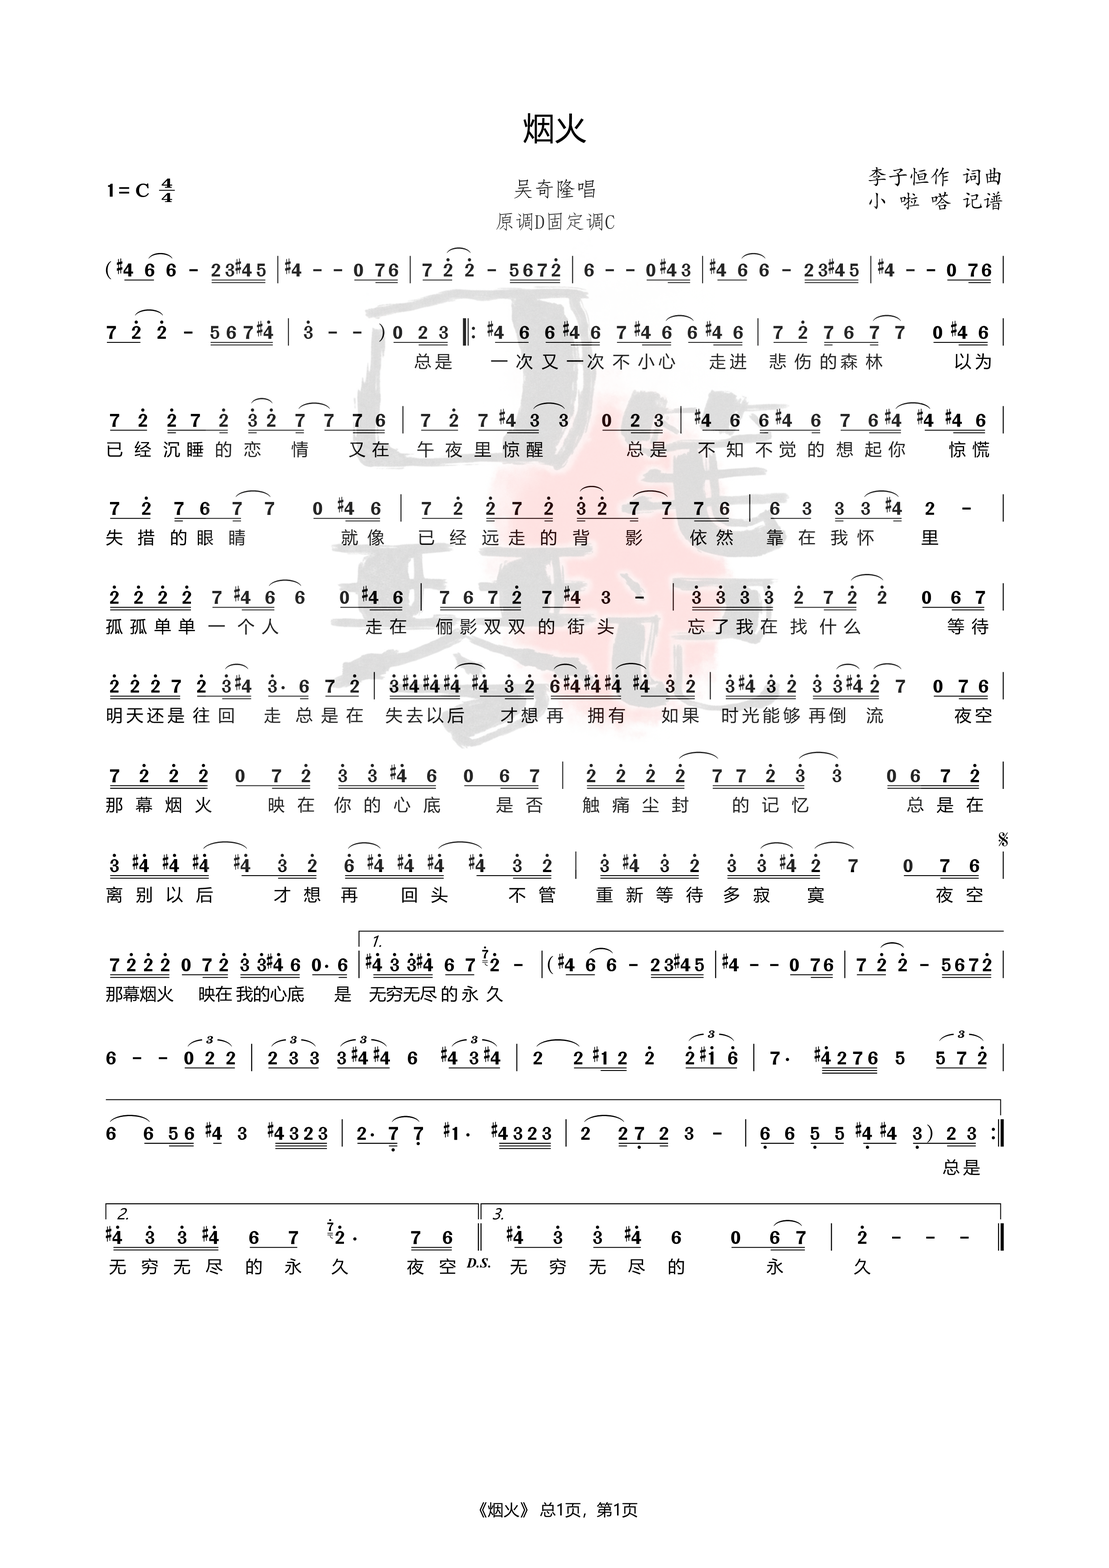
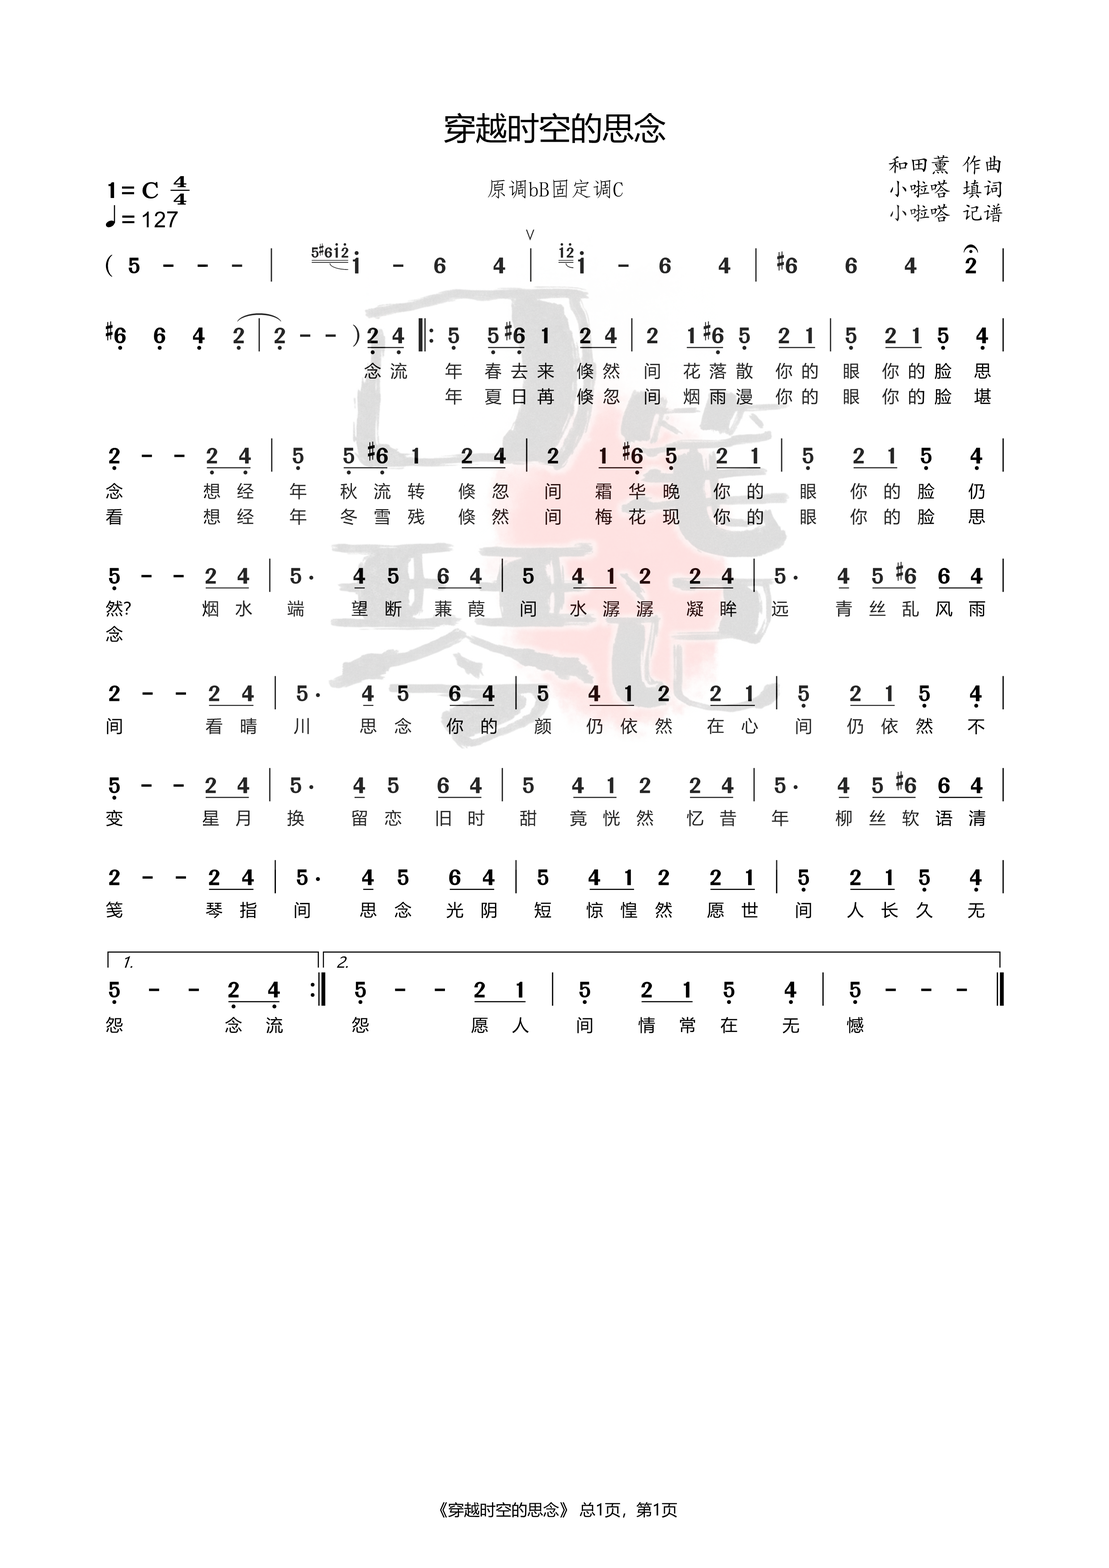
Layer changes from the first 1109px x 1568px image to the second:
removed layer "图层 14" over (105, 112, 1008, 1518)
added layer "图层 16" above "图层 15" over (105, 112, 1008, 1518)
added layer "图层 15" over (105, 112, 1008, 1518)